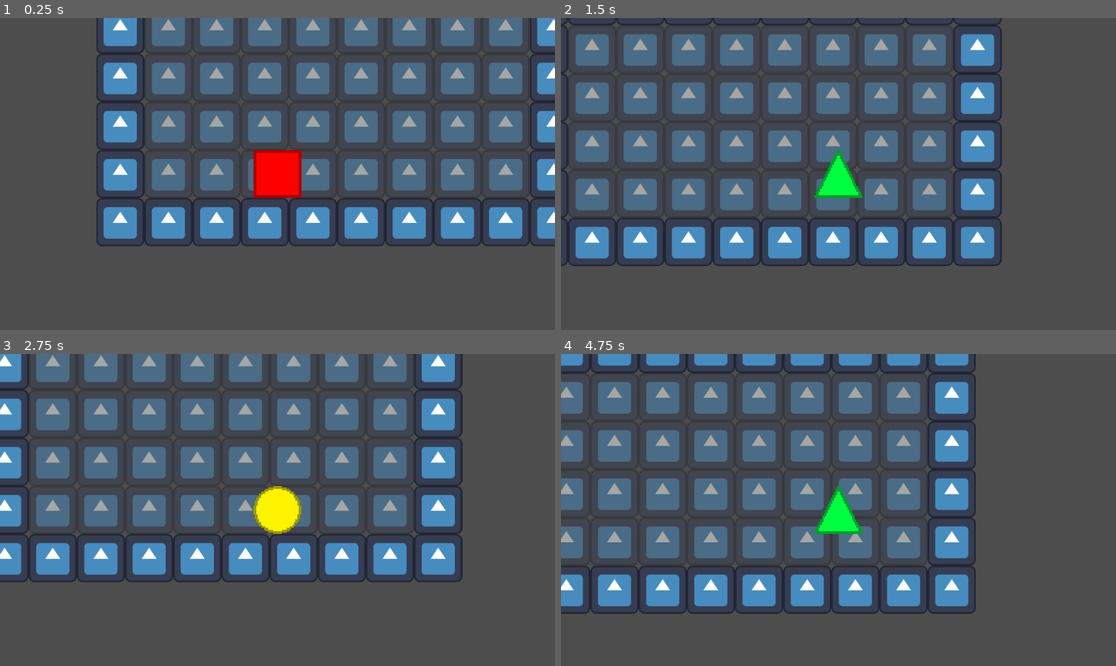
Above: before the commit, frames 1-4 (two rows, left to right).
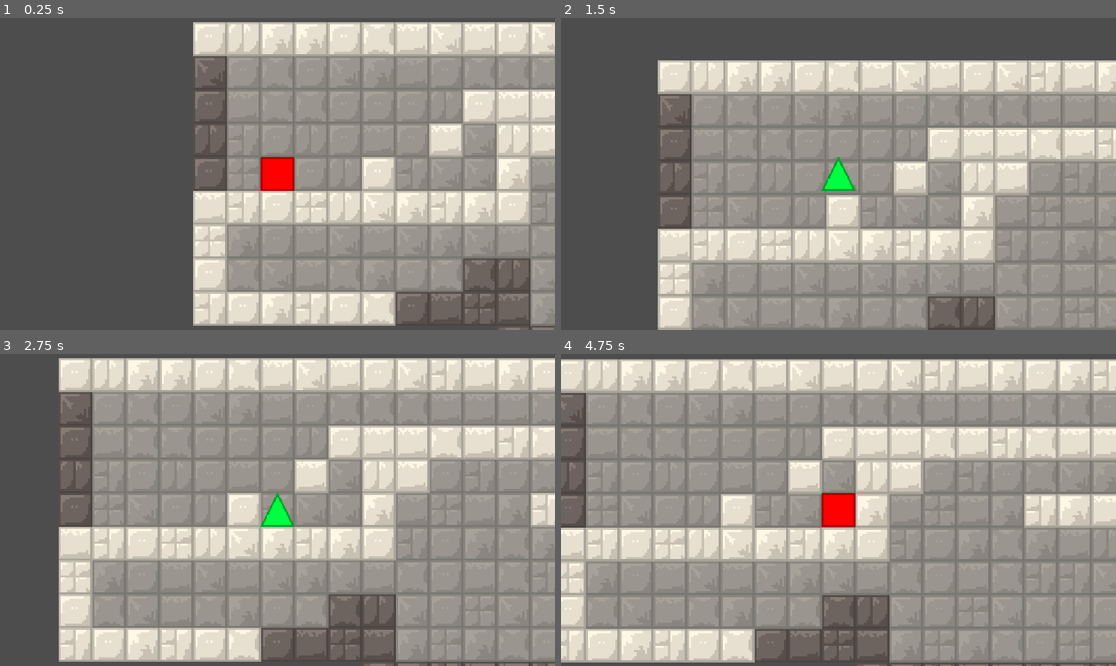
Above: after the commit, the same moments.

Repository: micah-wehrle/gwj-77-fitting-in
Game: Godot game, scene res://Scenes/level.tscn
The game is run twice, just before and just after one commit, with the same random seed, the same clock (stepped at 60 frames per second) and the same inputs. The engine's default icon, where the game draws it, is replaced by a stand-in: a white triangle on a blue panel in a dark square.
Inputs:
- Up to frame 1 (0.25 s): no input
- Up to frame 2 (1.5 s): tap Enter at 0.5 s; hold Right (right) from 0.53 s (still down); tap Tab (tab) at 0.6, 1.35 s; tap Space (jump) at 0.77 s
- Up to frame 3 (2.75 s): tap Space (jump) at 1.52 s; release Right (right) at 2.03 s; hold Left (left) from 2.03 s (still down); tap Tab (tab) at 2.1 s
- Up to frame 4 (4.75 s): release Left (left) at 2.78 s; hold Right (right) 2.78-4.28 s; tap Tab (tab) at 2.85, 3.6, 4.35 s; tap Space (jump) at 3.02, 3.77, 4.52 s; hold Left (left) from 4.28 s (still down)

The runs differ from the first frame. In frame 1, 68% of the frame differs, in the area x 17-100%, y 0-100%; in frame 2, 81%; in frame 3, 90%; in frame 4, 96%, in the area x 0-100%, y 0-100%.

Commit message:
Added more shape mechanics

Diff:
--- a/Scenes/level.tscn
+++ b/Scenes/level.tscn
@@ -10,3 +10,4 @@
 
 [node name="LevelCamera" type="Camera2D" parent="."]
 unique_name_in_owner = true
+zoom = Vector2(0.7, 0.7)
--- a/Scenes/player.tscn
+++ b/Scenes/player.tscn
@@ -1,15 +1,19 @@
-[gd_scene load_steps=4 format=3 uid="uid://lkxxm37fqmyj"]
+[gd_scene load_steps=5 format=3 uid="uid://lkxxm37fqmyj"]
 
 [ext_resource type="Script" path="res://Scripts/player.gd" id="1_a3abr"]
 [ext_resource type="Texture2D" uid="uid://cva06sujs13og" path="res://Res/Shapes1.png" id="2_6chvb"]
 
 [sub_resource type="RectangleShape2D" id="RectangleShape2D_3fpsn"]
-size = Vector2(100, 100)
+size = Vector2(98, 99)
+
+[sub_resource type="RectangleShape2D" id="RectangleShape2D_jucsd"]
+size = Vector2(50.75, 20)
 
 [node name="Player" type="CharacterBody2D"]
 script = ExtResource("1_a3abr")
 
 [node name="CollisionShape2D" type="CollisionShape2D" parent="."]
+position = Vector2(0, 0.5)
 shape = SubResource("RectangleShape2D_3fpsn")
 
 [node name="PlayerShape" type="Polygon2D" parent="."]
@@ -23,3 +27,21 @@
 texture = ExtResource("2_6chvb")
 hframes = 4
 vframes = 4
+
+[node name="LeftWallDetector" type="Area2D" parent="."]
+unique_name_in_owner = true
+collision_layer = 2
+collision_mask = 2
+
+[node name="CollisionShape2D" type="CollisionShape2D" parent="LeftWallDetector"]
+position = Vector2(-26, 39)
+shape = SubResource("RectangleShape2D_jucsd")
+
+[node name="RightWallDetector" type="Area2D" parent="."]
+unique_name_in_owner = true
+collision_layer = 2
+collision_mask = 2
+
+[node name="CollisionShape2D" type="CollisionShape2D" parent="RightWallDetector"]
+position = Vector2(26, 39)
+shape = SubResource("RectangleShape2D_jucsd")
--- a/Scenes/tile.tscn
+++ b/Scenes/tile.tscn
@@ -1,7 +1,7 @@
 [gd_scene load_steps=4 format=3 uid="uid://dp5g1atdycmst"]
 
 [ext_resource type="Script" path="res://Scripts/tile.gd" id="1_pdase"]
-[ext_resource type="Texture2D" uid="uid://c38eqvh46kmgy" path="res://icon.svg" id="2_80wse"]
+[ext_resource type="Texture2D" uid="uid://e8nbhru34opu" path="res://Res/WorldBlocks1.png" id="2_xfc5d"]
 
 [sub_resource type="RectangleShape2D" id="RectangleShape2D_yfjks"]
 size = Vector2(100, 100)
@@ -11,11 +11,16 @@
 
 [node name="TileRigidBody2D" type="StaticBody2D" parent="."]
 unique_name_in_owner = true
+collision_layer = 3
+collision_mask = 3
 
 [node name="CollisionShape2D" type="CollisionShape2D" parent="TileRigidBody2D"]
 shape = SubResource("RectangleShape2D_yfjks")
 
 [node name="TileSprite" type="Sprite2D" parent="."]
 unique_name_in_owner = true
-scale = Vector2(0.78125, 0.78125)
-texture = ExtResource("2_80wse")
+texture_filter = 1
+scale = Vector2(6.25, 6.25)
+texture = ExtResource("2_xfc5d")
+hframes = 8
+vframes = 8
--- a/Scripts/level.gd
+++ b/Scripts/level.gd
@@ -11,7 +11,16 @@
 var player_scene = preload("res://Scenes/player.tscn");
 var player;
 
-var level_data = '1111111111n1000000001n1000000001n1000000001n1000p00001n1111111111'.split('n');
+var level_data = '111111111111111111111
+200000000000000000001
+200000001111111111001
+200000010110000000001
+20p001000100001110001
+111111111100000000001
+100000000000000000001
+100000002200000000001
+111111222200000000001
+.........222222221111'.split('\n');
 
 # Called when the node enters the scene tree for the first time.
 func _ready():
@@ -35,21 +44,27 @@
 		var x = 0;
 		var tile_row = [];
 		for tile_data in tile_row_data:
-			var tile = tile_scene.instantiate();
-			tile_row.push_front(tile);
-			tile_parent.add_child(tile);
+			if tile_data != '.':
+				var tile = tile_scene.instantiate();
+				tile_row.push_front(tile);
+				tile_parent.add_child(tile);
 
-			#setup tile
+				#setup tile
 
-			var new_position = Vector2(x * tile_size, y * tile_size);
-			tile.position = new_position;
+				var new_position = Vector2(x * tile_size, y * tile_size);
+				tile.position = new_position;
 
-			if tile_data == '0':
-				tile.set_is_bg(true);
+				if tile_data == '0':
+					tile.set_is_bg(true);
+					tile.set_type(tile_data);
 
-			if tile_data == 'p':
-				tile.set_is_bg(true);
-				player.position = new_position;
+				elif tile_data == 'p':
+					tile.set_is_bg(true);
+					tile.set_type('1');
+					player.position = new_position;
+
+				else:
+					tile.set_type(tile_data);
 			x += 1;
 			pass;
 		tile_grid.push_front(tile_row);
--- a/Scripts/player.gd
+++ b/Scripts/player.gd
@@ -2,13 +2,15 @@
 
 const tile_size = 100;
 const SPEED = 300.0
-const JUMP_VELOCITY = -400.0
+const JUMP_VELOCITY = -500.0
 
 # Get the gravity from the project settings to be synced with RigidBody nodes.
 var gravity = ProjectSettings.get_setting("physics/2d/default_gravity")
 
 @onready var player_shape = %PlayerShape; #currently unused
 @onready var player_sprite = %PlayerSprite1;
+@onready var left_wall_detector = %LeftWallDetector;
+@onready var right_wall_detector = %RightWallDetector;
 
 var cur_shape = 0;
 const max_shape_id = 2;
@@ -16,6 +18,8 @@
 const shape_id_as_str = ['square', 'triangle', 'circle'];
 
 var is_gravity_inverted = false;
+
+var last_y_vel = 0;
 
 func _ready():
 	# setup shapes
@@ -41,23 +45,45 @@
 	else:
 		velocity.x = move_toward(velocity.x, 0, SPEED)
 
+	if shape_id_as_str[cur_shape] == 'circle':
+		if !is_on_floor():
+			last_y_vel = velocity.y;
+		elif last_y_vel != 0:
+			if abs(last_y_vel) > abs(JUMP_VELOCITY*1.5):
+				velocity.y = -last_y_vel;
+				if Input.is_action_pressed("down"):
+					velocity.y *= 0.5;
+			last_y_vel = 0;
+
 	move_and_slide()
 
 func _process(delta):
 	if Input.is_action_just_pressed("tab"):
 		morph_next_shape();
 
-	if Input.is_action_just_pressed("up"):
-		if shape_id_as_str[cur_shape] == 'triangle':
-			if (is_on_floor() and !is_gravity_inverted) or (is_on_ceiling() and is_gravity_inverted):
-				is_gravity_inverted = !is_gravity_inverted;
+	if shape_id_as_str[cur_shape] == 'triangle' and (Input.is_action_just_pressed("up") or (Input.is_action_just_pressed("down") and is_on_ceiling())):
+		if (is_on_floor() and !is_gravity_inverted) or (is_on_ceiling() and is_gravity_inverted):
+			is_gravity_inverted = !is_gravity_inverted;
+			player_sprite.flip_v = is_gravity_inverted;
+
+	if shape_id_as_str[cur_shape] == 'circle' and Input.is_action_pressed("up"):
+		if Input.is_action_pressed("right"):
+			for body in right_wall_detector.get_overlapping_bodies():
+				if 'tile_id' in body.get_parent():
+					if body.get_parent().tile_id == 1:
+						velocity.y = -300.0;
+		elif Input.is_action_pressed("left"):
+			for body in left_wall_detector.get_overlapping_bodies():
+				if 'tile_id' in body.get_parent():
+					if body.get_parent().tile_id == 1:
+						velocity.y = -300.0;
 
 func set_shape(shape_id): #currently the shape frame. from 0, they are square, triangle, circle
 	if shape_id >= 0 and shape_id <= 2:
 		player_sprite.frame = shape_id;
 
 func morph_next_shape():
-	if !is_on_floor():
+	if !is_on_floor() or is_gravity_inverted:
 		return;
 	cur_shape += 1;
 	if cur_shape > max_shape_id:
--- a/Scripts/tile.gd
+++ b/Scripts/tile.gd
@@ -1,6 +1,8 @@
 extends Node2D
 
 var is_background = false;
+
+var tile_id = -1;
 
 @onready var tile_sprite = %TileSprite;
 @onready var tile_body = %TileRigidBody2D;
@@ -14,6 +16,13 @@
 func _process(delta):
 	pass
 
+func set_type(type_id):
+	tile_id = int(type_id);
+	if tile_id == 0 or tile_id == 1:
+		tile_sprite.frame = randi_range(0,4) if randf() < 0.8 else randi_range(5,7);
+	if tile_id == 2:
+		tile_sprite.frame = (randi_range(0,4) if randf() < 0.8 else randi_range(5,7)) + 8;
+
 func set_is_bg(is_bg):
 	self.is_background = is_bg;
 	tile_sprite.set_self_modulate(Color(1,1,1, 0.5 if self.is_background else 1.0));
Binary file added: Res/WorldBlocks1.png
Not shown, added: Res/WorldBlocks1.png.import
